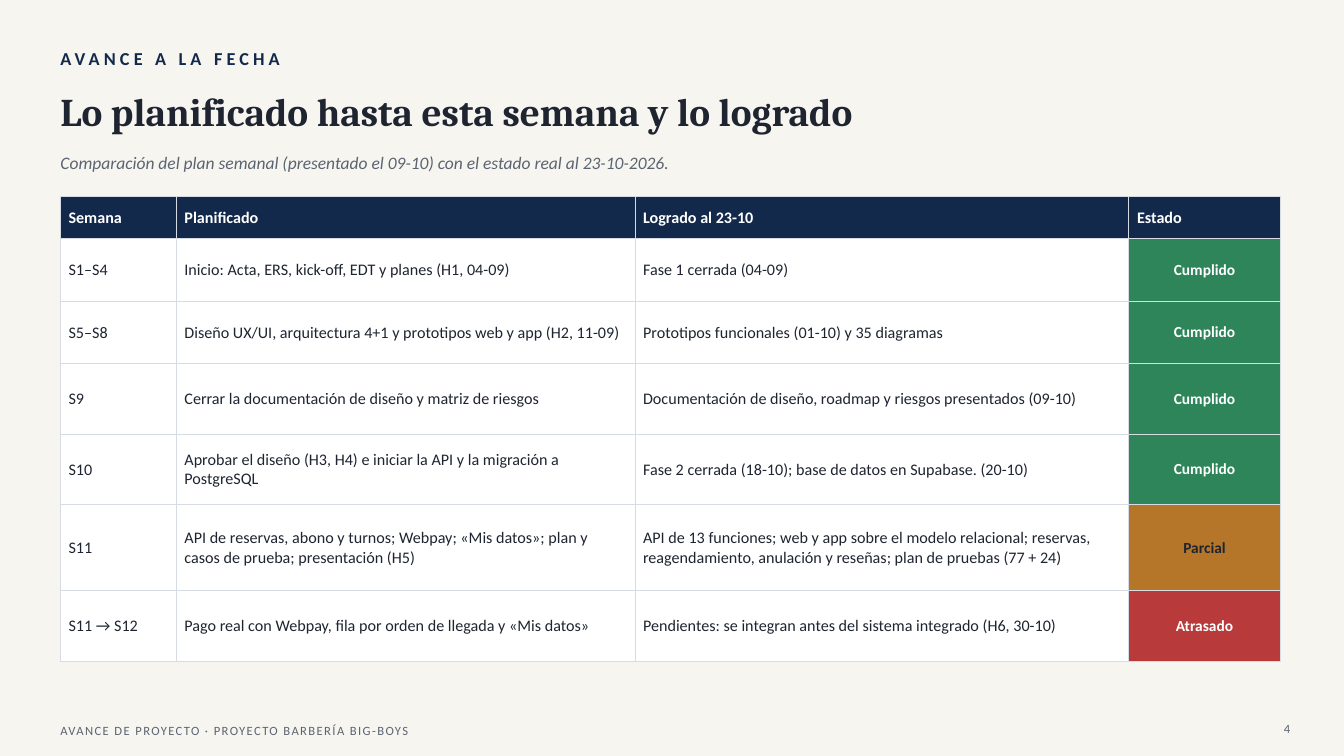
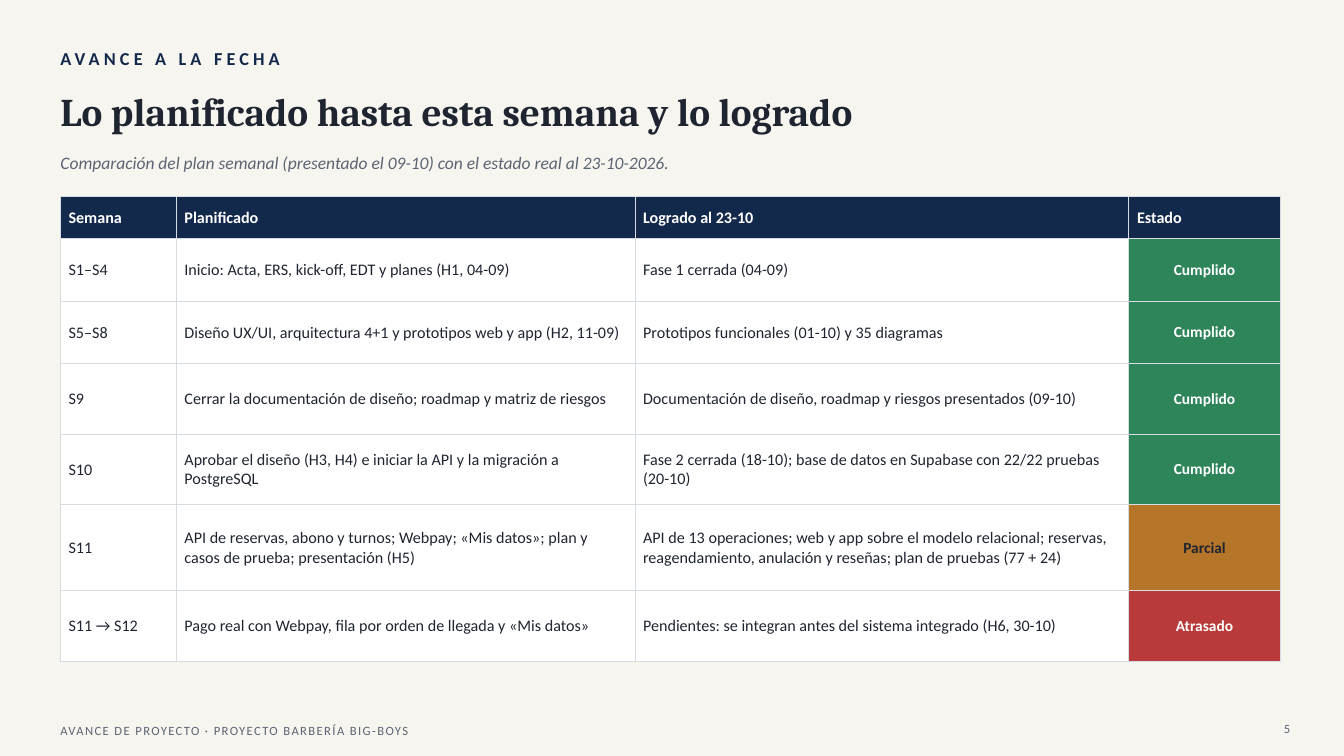
Before and after one commit to Yerko-Rosales/Proyecto_Barberia, a slide deck: slide 5 of Fase 2/Seguimiento semanal/Seguimiento_Roadmap_Proyecto_Barberia_22-10.pptx (slide 4 before the commit). Drawn at 1344x756 pixels with LibreOffice and Linux fonts; fonts in the diff are those of the drawing. Boxes give left, top, right and bottom in pixels: in the first picture for what was removed or moved away, otherwise in the second. Text is boxed around its words. In the diff, an @@ line names an element or a change of style, - is before the commit and + after.

Commit message:
Actualiza el seguimiento del roadmap al 22-10 y renombra el documento 11 a Control de Cambios

```diff
--- a/Fase 2/Seguimiento semanal/Seguimiento_Roadmap_Proyecto_Barberia_22-10.pptx
+++ b/Fase 2/Seguimiento semanal/Seguimiento_Roadmap_Proyecto_Barberia_22-10.pptx
@@ table at box(60, 197, 1280, 661) @@
-row 4, column 2: Cerrar la documentación de diseño y matriz de riesgos
+row 4, column 2: Cerrar la documentación de diseño; roadmap y matriz de riesgos
-row 5, column 3: Fase 2 cerrada (18-10); base de datos en Supabase. (20-10)
+row 5, column 3: Fase 2 cerrada (18-10); base de datos en Supabase con 22/22 pruebas (20-10)
-row 6, column 3: API de 13 funciones; web y app sobre el modelo relacional; reservas, reagendamiento, anulación y reseñas; plan de pruebas (77 + 24)
+row 6, column 3: API de 13 operaciones; web y app sobre el modelo relacional; reservas, reagendamiento, anulación y reseñas; plan de pruebas (77 + 24)
@@ page number at box(1284, 725, 1290, 733): text changed @@
-4
+5
```
Also in this commit, not shown: 8 other slides changed, 3 slides added, 1 other file.
